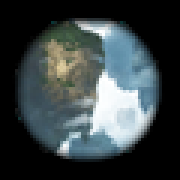
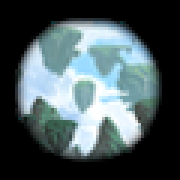
Two versions of the same layered image (180×180). Layer-by-layer changes:
added layer "Layer 44" above "Layer 43" over [15, 18, 162, 162]
